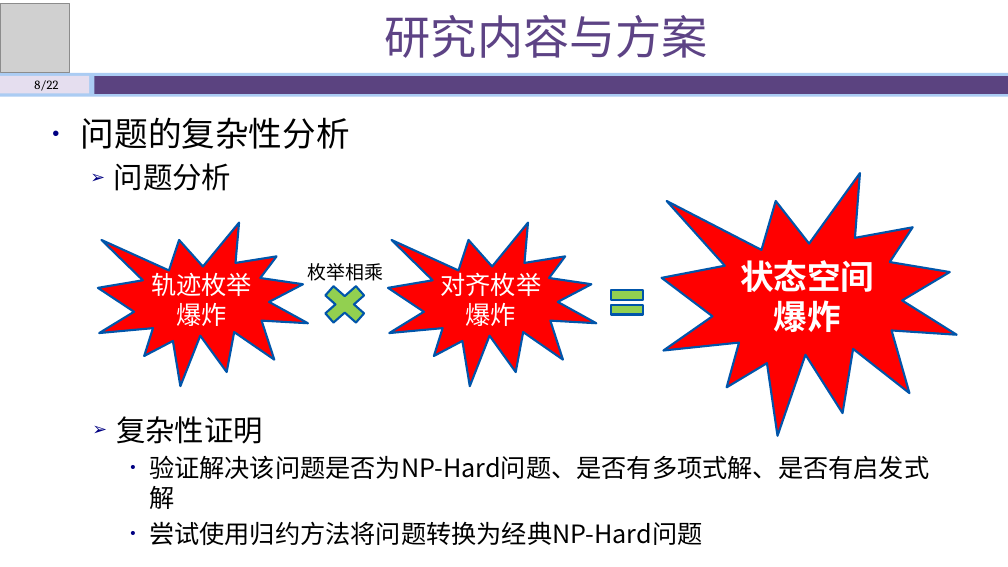
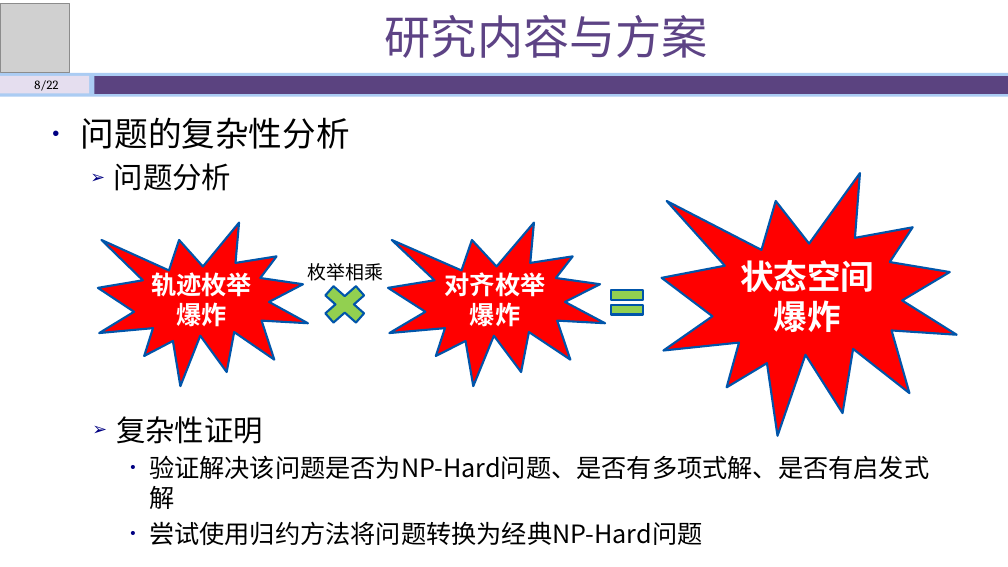
Before and after one commit to shawn47/0930, a slide deck: slide 8 of 开题答辩930-动画版.pptx. Drawn at 1008x567 pixels with LibreOffice and Linux fonts; fonts in the diff are those of the drawing; grey boxes stand for pictures. Boxes give left, top, right and bottom in pixels: in the first picture for what was removed or moved away, otherwise in the second. Text is boxed around its words. In the diff, an @@ line names an element or a change of style, - is before the commit and + after.

```diff
--- a/开题答辩930-动画版.pptx
+++ b/开题答辩930-动画版.pptx
@@ irregular seal "轨迹枚举爆炸" at [98,222,309,386]: bold on @@
@@ irregular seal "对齐枚举爆炸" at [388,222,605,386]: bold on @@
@@ irregular seal "对齐枚举爆炸": place and size @@
-irregular seal "对齐枚举爆炸" at [388,222,597,386]
+irregular seal "对齐枚举爆炸" at [388,222,605,386]
```
Also in this commit, not shown: 7 other slides changed, 1 other file.
